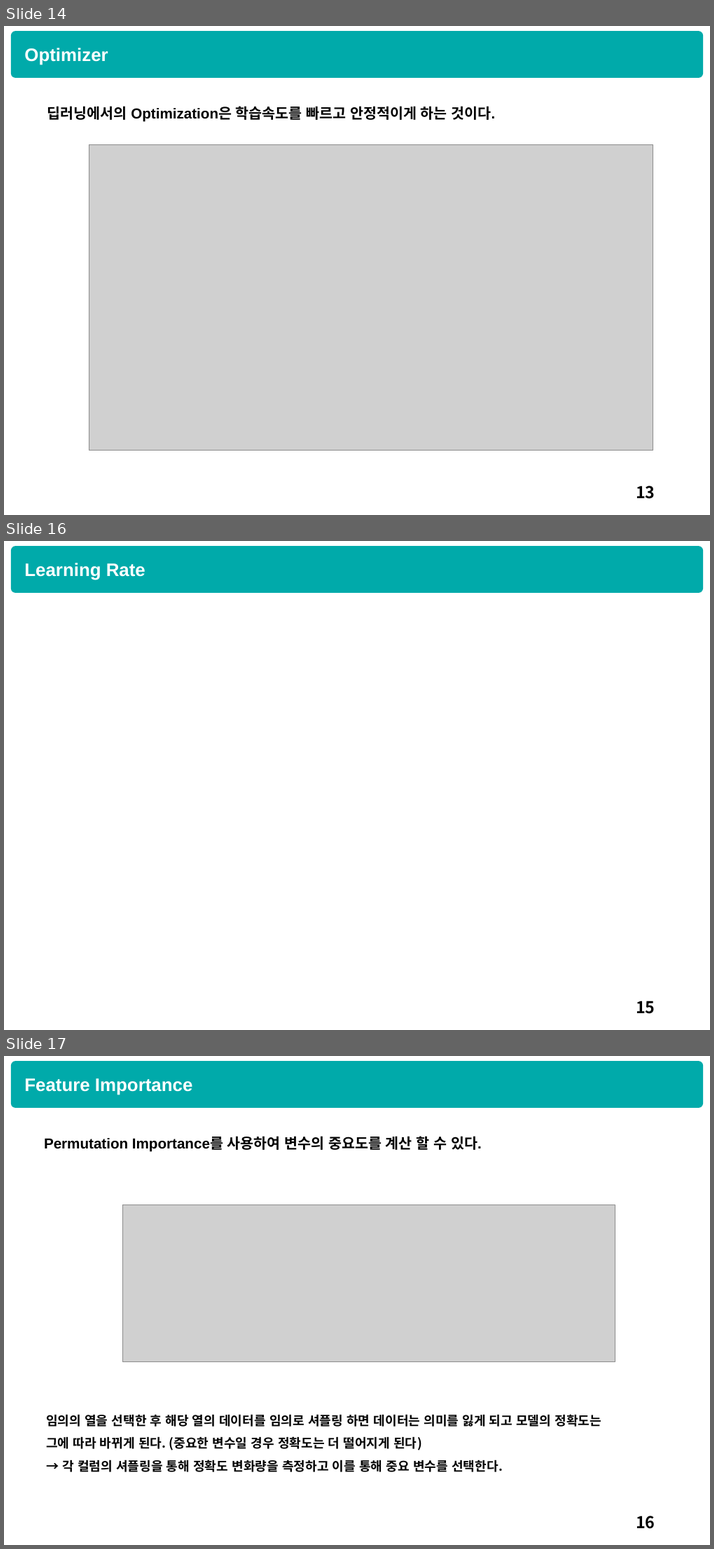
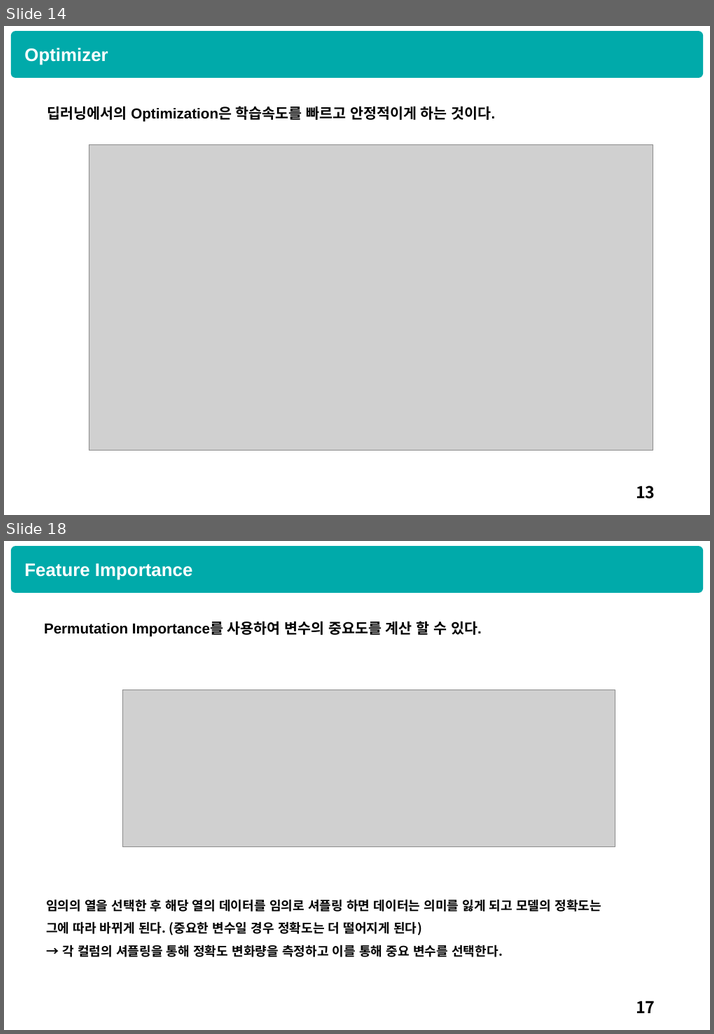
Before and after one commit to HyunQQ/analysis, a slide deck: dnn/dnn_hyunq.pptx. Shown one above the other, each under a label of ours: slides 14, 16 and 17 before the commit, slides 14 and 18 after it; the slides between them are not shown. The pictures are 714x1549 and 714x1034 pixels, drawn with LibreOffice and Linux fonts; fonts in the diff are those of the drawing; grey boxes stand for pictures. Boxes give left, top, right and bottom in pixels: in the first picture for what was removed or moved away, otherwise in the second. Text is boxed around its words. In the diff, an @@ line names an element or a change of style, - is before the commit and + after.

```diff
--- a/dnn/dnn_hyunq.pptx
+++ b/dnn/dnn_hyunq.pptx
@@ slide 16 removed at (4,541,710,1030), background #FFFFFF; not listed: 1 template element that a slide beside it also shows @@
@@ text removed at (24,563,145,580) @@
-Learning Rate
@@ page number removed at (635,1000,654,1013) @@
-15
@@ what was slide 17 is now slide 18 @@
@@ page number at (635,1000,654,1013): text changed @@
-16
+17
```
Also in this commit, not shown: 1 slide changed, 2 slides added, 3 other files.
